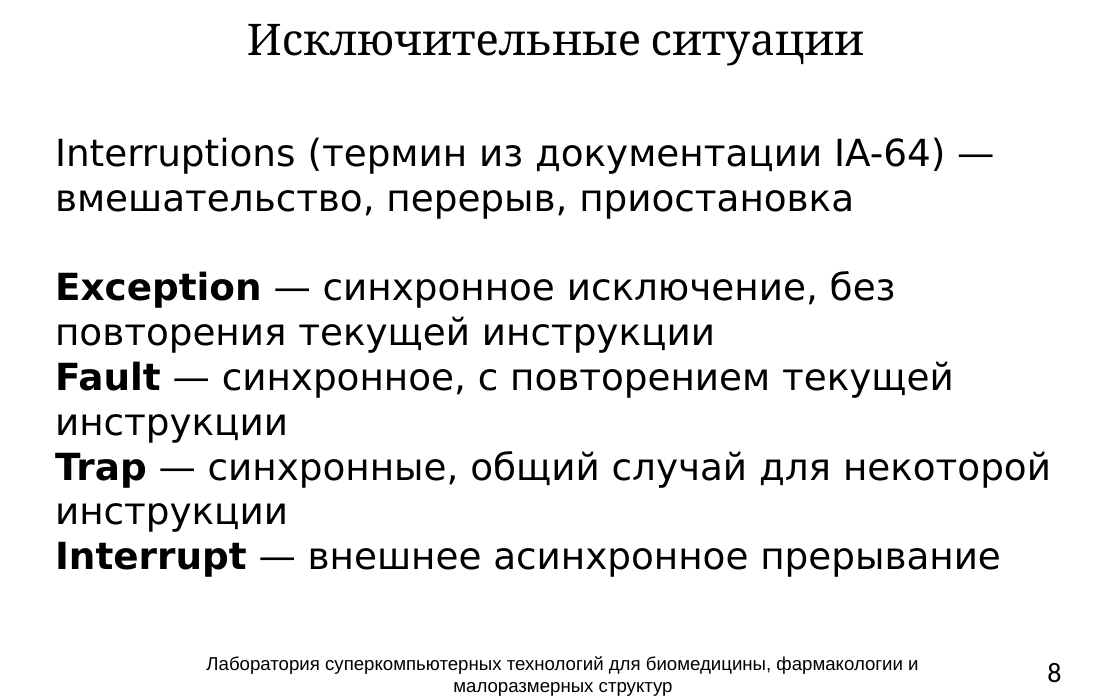
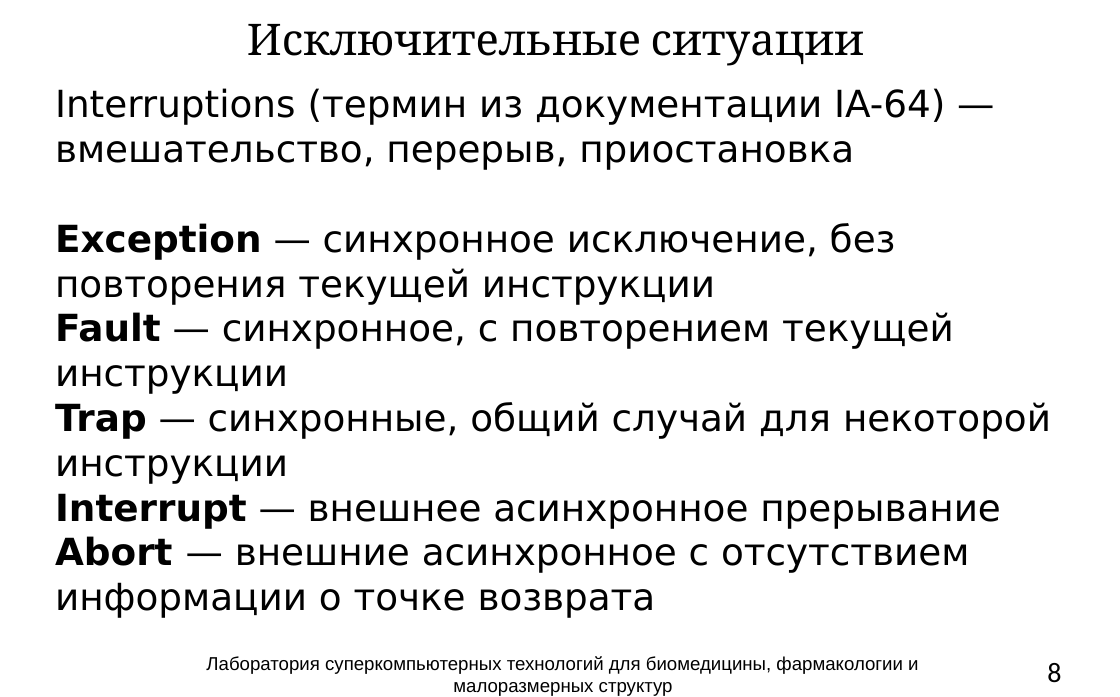
Before and after one commit to atakua/simlectures-archive, a slide deck: slide 8 of lecture03-cpu-interpretation/lecture03-cpu-interpretation.pptx. Drawn at 1120x697 pixels with LibreOffice and Linux fonts; fonts in the diff are those of the drawing; background and template pictures are left out. Boxes give left, top, right and bottom in pixels: in the first picture for what was removed or moved away, otherwise in the second. Text is boxed around its words. In the diff, an @@ line names an element or a change of style, - is before the commit and + after.

```diff
--- a/lecture03-cpu-interpretation/lecture03-cpu-interpretation.pptx
+++ b/lecture03-cpu-interpretation/lecture03-cpu-interpretation.pptx
@@ text "Interruptions (термин из документации IA-64) ...": place and size @@
-text "Interruptions (термин из документации IA-64) ..." at [55, 137, 1051, 577]
+text "Interruptions (термин из документации IA-64) ..." at [55, 88, 1051, 618]
@@ text at [55, 536, 969, 618]: paragraph added @@
+Abort — внешние асинхронное с отсутствием информации о точке возврата
```
Also in this commit, not shown: 14 other slides changed, 3 slides added, 2 slides removed.
